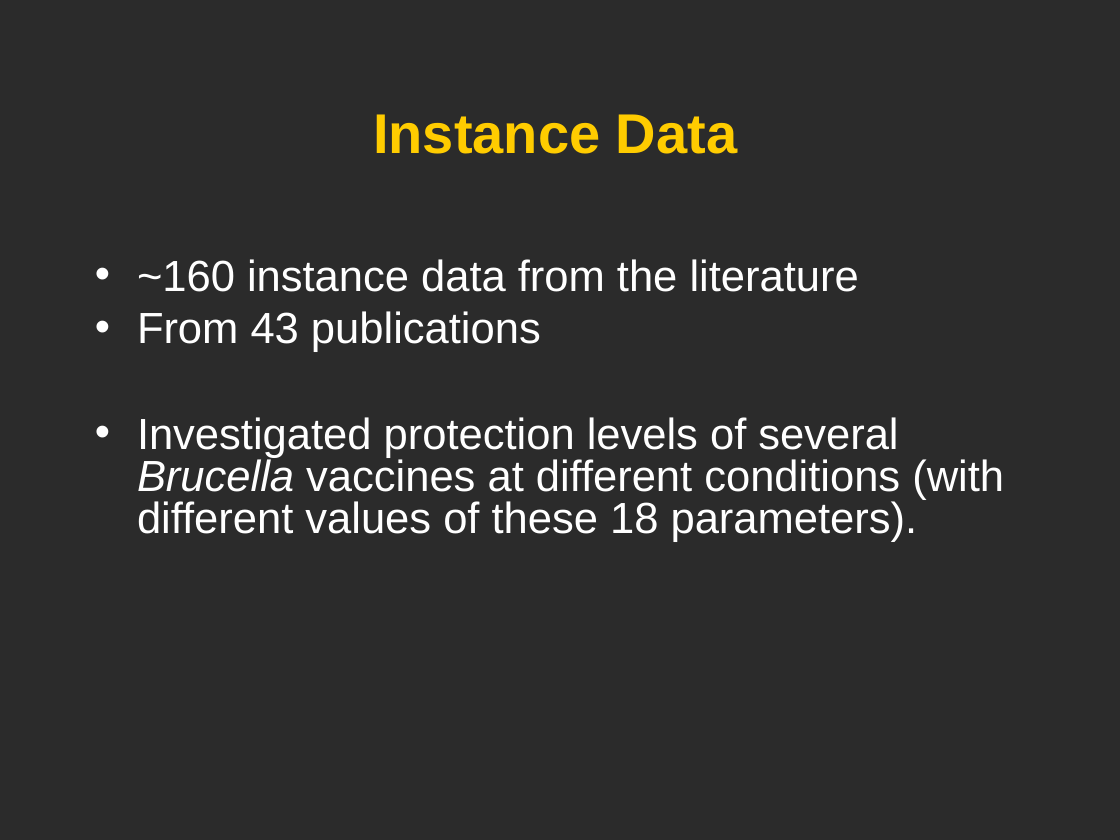
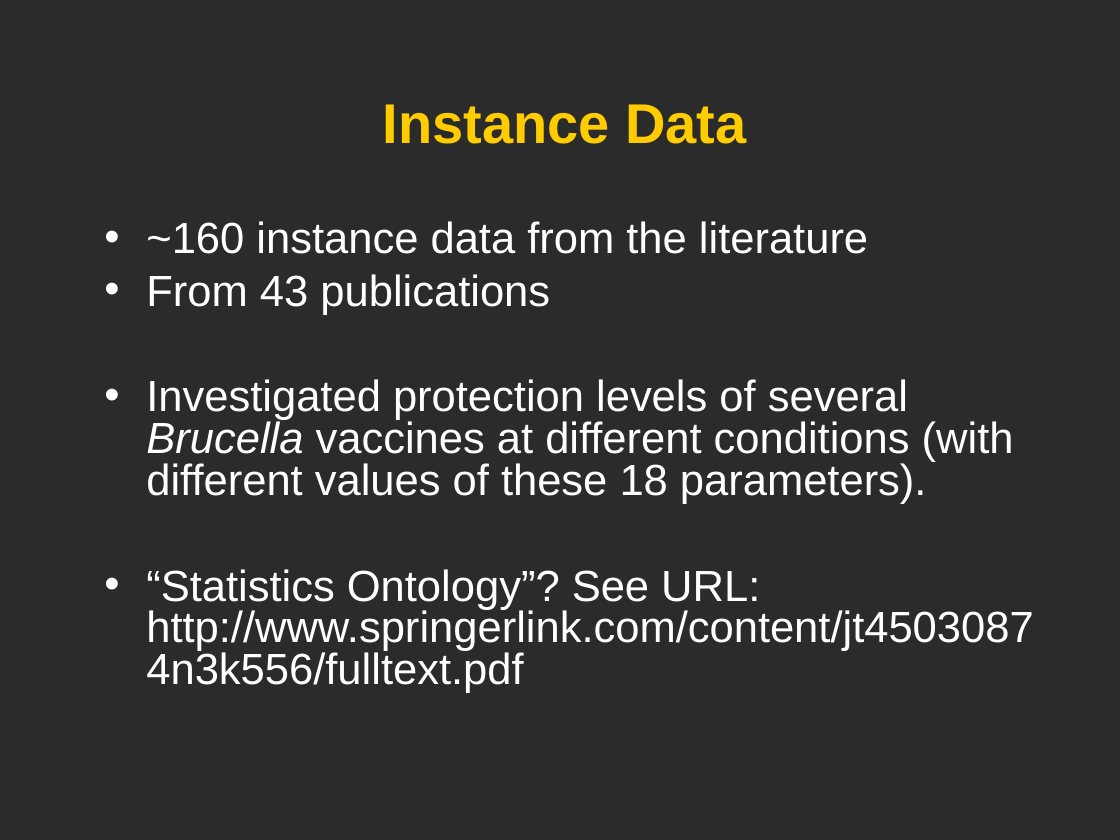
Before and after one commit to obi-ontology/obi-legacy-svn, a slide deck: slide 16 of trunk/docs/developer/use cases/Vaccine_usercase_Vancouver2010.ppt. Drawn at 1120x840 pixels with LibreOffice and Linux fonts; fonts in the diff are those of the drawing; background and template pictures are left out; a plain dark background stands for a picture behind light text. Boxes give left, top, right and bottom in pixels: in the first picture for what was removed or moved away, otherwise in the second. Text is boxed around its words. In the diff, an @@ line names an element or a change of style, - is before the commit and + after.

```diff
--- a/trunk/docs/developer/use cases/Vaccine_usercase_Vancouver2010.ppt
+++ b/trunk/docs/developer/use cases/Vaccine_usercase_Vancouver2010.ppt
@@ title "Instance Data": place and size @@
-title "Instance Data" at box(373, 114, 737, 154)
+title "Instance Data" at box(383, 104, 746, 144)
@@ text "~160 instance data from the ...": place and size @@
-text "~160 instance data from the ..." at box(137, 259, 1004, 542)
+text "~160 instance data from the ..." at box(146, 221, 1033, 693)
@@ text at box(146, 569, 1033, 693): paragraph added @@
+• “Statistics Ontology”? See URL: http://www.springerlink.com/content/jt45030874n3k556/fulltext.pdf
```
Also in this commit, not shown: 6 other slides changed.
